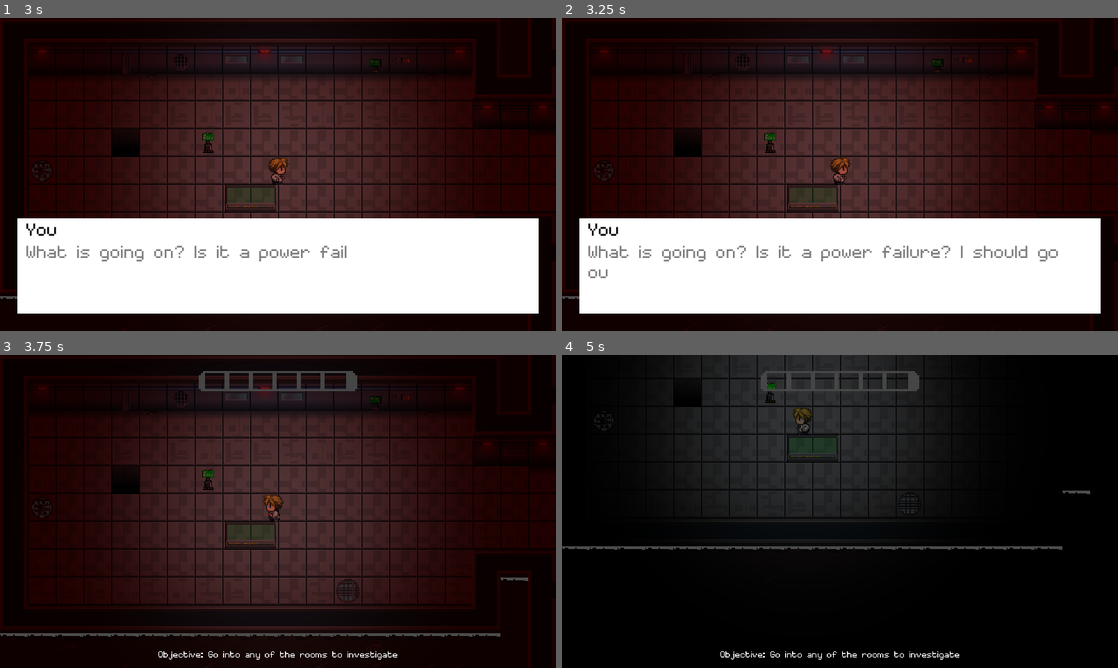
Above: before the commit, frames 1-4 (two rows, left to right).
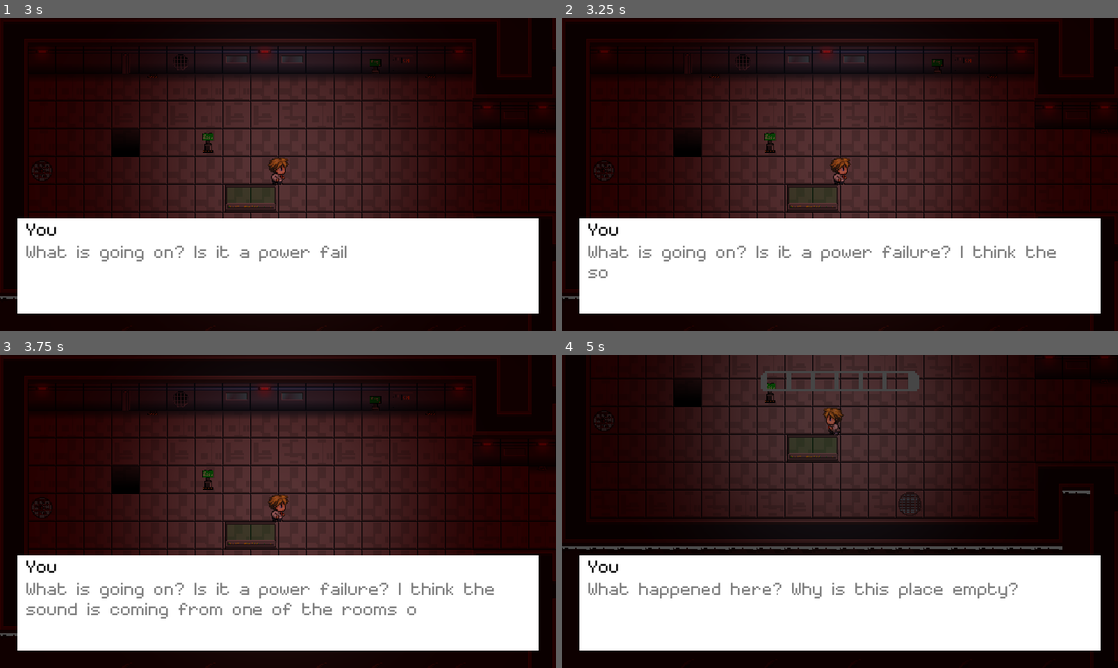
Above: after the commit, the same moments.

Repository: hritsh/minima
Game: Godot game, scene res://Scenes/Cutscene.tscn
Two runs of this game, one before a commit and one after it. Both use one fixed random seed, a clock stepped at 60 frames per second and the inputs below. Video files are missing from this copy of the repository; at most half a second of black plays in their place.
Inputs:
- Up to frame 1 (3 s): tap Enter at 0.5, 0.6, 1.55, 2.1 s; hold Right (ui_right) 0.53-1.28 s; tap B at 0.8, 1.35, 2.3, 2.85 s; hold Down (ui_down) 1.28-2.03 s; hold Right (ui_right) 2.03-2.78 s; hold Up (ui_up) from 2.78 s (still down)
- Up to frame 2 (3.25 s): keep holding Up (ui_up); tap Enter at 3.05 s
- Up to frame 3 (3.75 s): release Up (ui_up) at 3.53 s; hold Left (ui_left) from 3.53 s (still down); tap Enter at 3.6 s
- Up to frame 4 (5 s): keep holding Left (ui_left); tap B at 3.8, 4.35 s; tap Enter at 4.25, 4.55 s

Frame 1 is identical in both runs. In frame 2, 0.3% of the frame differs, in the area x 4-90%, y 72-84%; in frame 3, 30%; in frame 4, 56%, in the area x 0-100%, y 0-100%.

Commit message:
Fixed directional bugs and stuff

Diff:
--- a/GUI/DialoguePopup.gd
+++ b/GUI/DialoguePopup.gd
@@ -5,6 +5,8 @@
 var answers setget answers_set
 var npc
 onready var sound = get_tree().root.get_node("Root/Player/Dialogue")
+onready var player = get_tree().root.get_node("Root/Player")
+
 
 func name_set(new_value):
 	npc_name = new_value
@@ -50,7 +52,7 @@
 		elif event.scancode == KEY_B:
 			set_process_input(false)
 			npc.talk("B")
-		elif event.scancode == KEY_ENTER:
+		elif event.scancode == KEY_ENTER and player.position.x < 360:
 			set_process_input(true)
 			var inventory = get_tree().root.get_node("Root/HUD/Inventory")
 			var objective = get_tree().root.get_node("Root/HUD/Objective")
--- a/Scenes/Main.tscn
+++ b/Scenes/Main.tscn
@@ -83,24 +83,24 @@
 
 [sub_resource type="SpriteFrames" id=3]
 animations = [ {
+"frames": [ ExtResource( 27 ) ],
+"loop": true,
+"name": "two_cards",
+"speed": 5.0
+}, {
+"frames": [ ExtResource( 26 ) ],
+"loop": true,
+"name": "one_card",
+"speed": 5.0
+}, {
+"frames": [ ExtResource( 24 ) ],
+"loop": true,
+"name": "medkit",
+"speed": 5.0
+}, {
 "frames": [ ExtResource( 25 ) ],
 "loop": true,
 "name": "empty",
-"speed": 5.0
-}, {
-"frames": [ ExtResource( 24 ) ],
-"loop": true,
-"name": "medkit",
-"speed": 5.0
-}, {
-"frames": [ ExtResource( 27 ) ],
-"loop": true,
-"name": "two_cards",
-"speed": 5.0
-}, {
-"frames": [ ExtResource( 26 ) ],
-"loop": true,
-"name": "one_card",
 "speed": 5.0
 } ]
 
@@ -141,7 +141,6 @@
 position = Vector2( 320, 180 )
 z_index = 3
 script = ExtResource( 6 )
-speed = 200
 
 [node name="Sprite" type="AnimatedSprite" parent="Player"]
 frames = SubResource( 1 )
@@ -308,10 +307,14 @@
 position = Vector2( 689, -84 )
 scale = Vector2( 1, 1 )
 z_index = 2
+monitoring = false
+monitorable = false
 
 [node name="Keycard" parent="." instance=ExtResource( 31 )]
 position = Vector2( 978, -142 )
 z_index = 2
+monitoring = false
+monitorable = false
 
 [node name="Timer" type="Timer" parent="."]
 wait_time = 2.0
@@ -319,7 +322,7 @@
 autostart = true
 
 [node name="Angela" parent="." instance=ExtResource( 32 )]
-position = Vector2( 1168, 264 )
+position = Vector2( 1571, 514 )
 z_index = 2
 
 [node name="Exit" type="Area2D" parent="."]
--- a/Scripts/Angela.gd
+++ b/Scripts/Angela.gd
@@ -12,6 +12,7 @@
 var inventory
 var objective
 var jeff
+var keycard
 
 func _ready():
 	dialoguePopup = get_tree().root.get_node("Root/HUD/DialoguePopup")
@@ -21,6 +22,7 @@
 	inventory = get_tree().root.get_node("Root/HUD/Inventory")
 	objective = get_tree().root.get_node("Root/HUD/Objective")
 	jeff = get_tree().root.get_node("Root/Jeff")
+	keycard = get_tree().root.get_node("Root/Keycard")
 
 func talk(answer = ""):
 	# Set dialoguePopup npc to You
@@ -116,6 +118,8 @@
 					# Update dialogue tree state
 					dialogue_state = 0
 					quest_status = QuestStatus.STARTED
+					keycard.monitoring = true
+					keycard.monitorable = true
 					objective.text = "Objective: Find the keycard"
 					# Close dialogue popup
 					dialoguePopup.close()
--- a/Scripts/Jeff.gd
+++ b/Scripts/Jeff.gd
@@ -11,6 +11,8 @@
 var progress
 var inventory
 var objective
+var angela
+var medkit
 onready var sound = get_tree().root.get_node("Root/Player/Collect")
 
 func _ready():
@@ -20,6 +22,8 @@
 	progress = get_tree().root.get_node("Root/Player/Progress")
 	inventory = get_tree().root.get_node("Root/HUD/Inventory")
 	objective = get_tree().root.get_node("Root/HUD/Objective")
+	angela = get_tree().root.get_node("Root/Angela")
+	medkit = get_tree().root.get_node("Root/Medkit")
 
 func talk(answer = ""):
 	# Set dialoguePopup npc to You
@@ -59,6 +63,8 @@
 					# Update dialogue tree state
 					dialogue_state = 0
 					quest_status = QuestStatus.STARTED
+					medkit.monitoring = true
+					medkit.monitorable = true
 					objective.text = "Objective: Find a medkit in the room above"
 					# Close dialogue popup
 					dialoguePopup.close()
@@ -119,6 +125,7 @@
 					dialoguePopup.dialogue = "Thanks for your help! Here's a keycard for the Control Center. I think you might need it."
 					dialoguePopup.answers = "[A] Bye"
 					dialoguePopup.open()
+					angela.position = Vector2(1168,264)
 					objective.text = "Objective: Find a way to the exit"
 					inventory.animation = "one_card"
 					sound.play()
@@ -199,12 +206,11 @@
 	dialoguePopup.npc = self
 	dialoguePopup.npc_name = "You"
 
-	dialoguePopup.dialogue = "What is going on? Is it a power failure? I should go out and check."
+	dialoguePopup.dialogue = "What is going on? Is it a power failure? I think the sound is coming from one of the rooms on my right."
 	dialoguePopup.answers = "Press Enter to Continue"
 	dialoguePopup.open()
-
 
 func _on_Timer_timeout():
 	self.talk0()
 	player.speed = 75
-	objective.text = "Objective: Go into any of the rooms to investigate"
+	objective.text = "Objective: Go into the room on your bottom right to investigate"
Not shown, added: Other/32x32/captain/7.png.import
Not shown, added: Other/32x32/captain/8.png.import
Not shown, added: Other/32x32/captain/9.png.import
Not shown, added: Other/32x32/girl/25.png.import
Not shown, added: Other/32x32/girl/26.png.import
Not shown, added: Other/32x32/girl/27.png.import
Not shown, added: Other/32x32/girl/34.png.import
Not shown, added: Other/32x32/girl/35.png.import
Not shown, added: Other/32x32/girl/36.png.import
Not shown, added: Other/32x32/girl/43.png.import
Not shown, added: Other/32x32/girl/44.png.import
Not shown, added: Other/32x32/girl/45.png.import
(and 48 more such lines)
